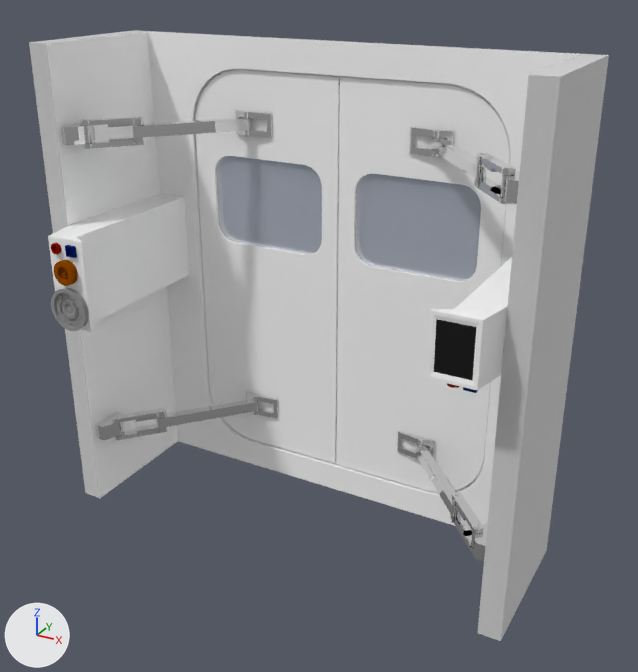
Before and after pictures for a commit that changed the glTF model modules/ARCHEAN_build/components/DockableDoor/DockableDoor.gltf.
One viewpoint serves both versions: a camera (50 mm lens) standing at (2.31, -4.45, 1.88) and looking at (0.14, -0.5, -0.1). Lighting does not change. The marker at lower left points along +X, +Y and +Z. The picture after the commit comes second. Vertices at exactly the same position are counted once.

In view in the first picture: 'door-frame', 'door-left', 'door-right', 'hinge-left-1-arm', 'hinge-left-2-arm', 'hinge-right-1-arm', 'hinge-right-2-arm'.
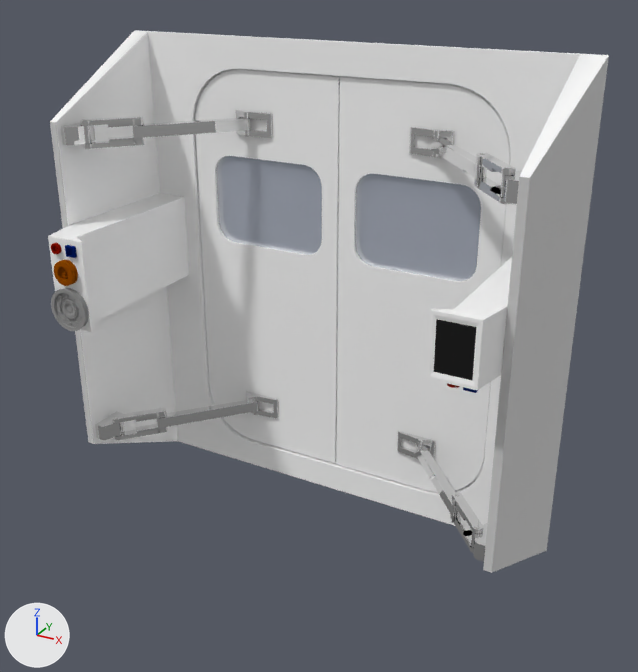
Boxes [x1, y1, x2, y2] around the edits, measured in the pictures (638 x 672 px; the box of a moved part takes in the faces that stretch with it):
'door-frame', reshaped (11% shorter): before [29, 30, 609, 641]; after [48, 30, 609, 573]
part 1 of me_cube_022, moved or reshaped: before [477, 54, 609, 641]; after [483, 54, 609, 573]
part 2 of me_cube_022, moved or reshaped: before [29, 30, 178, 498]; after [50, 30, 178, 444]
part 3 of me_cube_022, shading changed: before [29, 30, 608, 77]; after [50, 30, 609, 178]

What changed in the scene script:
```text
Change me_cube_022:
    where me_cube_022.from_pydata(...)  # 8810 vertices, 17212 faces; spans x -1.41..1.41, y -1.07..0.12, z -1.41..1.41
    used by ob_door_frame; location = (0.0, -0.049, 0.0)
    me_cube_022 part 1
    me_cube_022.vertices[371].co: (1.41, -0.82, -1.41) -> (1.33, -0.82, -1.01)  # pixel (500, 641) -> pixel (491, 572)
    me_cube_022.vertices[372].co: (1.41, -0.82, 1.41) -> (1.33, -0.82, 1.01)  # pixel (560, 76) -> pixel (529, 177)
    me_cube_022.vertices[377].co: (1.29, -0.82, 1.41) -> (1.29, -0.82, 1.01)  # pixel (528, 74) -> pixel (519, 176)
    me_cube_022.vertices[378].co: (1.29, -0.82, -1.41) -> (1.29, -0.82, -1.01)  # pixel (477, 633) -> pixel (483, 569)
    me_cube_022 part 2
    me_cube_022.vertices[375].co: (-1.41, -0.82, -1.41) -> (-1.33, -0.82, -1.01)  # pixel (85, 493) -> pixel (88, 442)
    me_cube_022.vertices[376].co: (-1.41, -0.82, 1.41) -> (-1.33, -0.82, 1.01)  # pixel (29, 42) -> pixel (49, 121)
    me_cube_022.vertices[379].co: (-1.29, -0.82, -1.41) -> (-1.29, -0.82, -1.01)  # pixel (100, 498) -> pixel (93, 443)
    me_cube_022.vertices[380].co: (-1.29, -0.82, 1.41) -> (-1.29, -0.82, 1.01)  # pixel (46, 43) -> pixel (55, 122)
    me_cube_022 part 3: all 6 faces centred in x -1.37..1.37, y -0.55..0.03, z 1.41 are now shaded smooth
```
